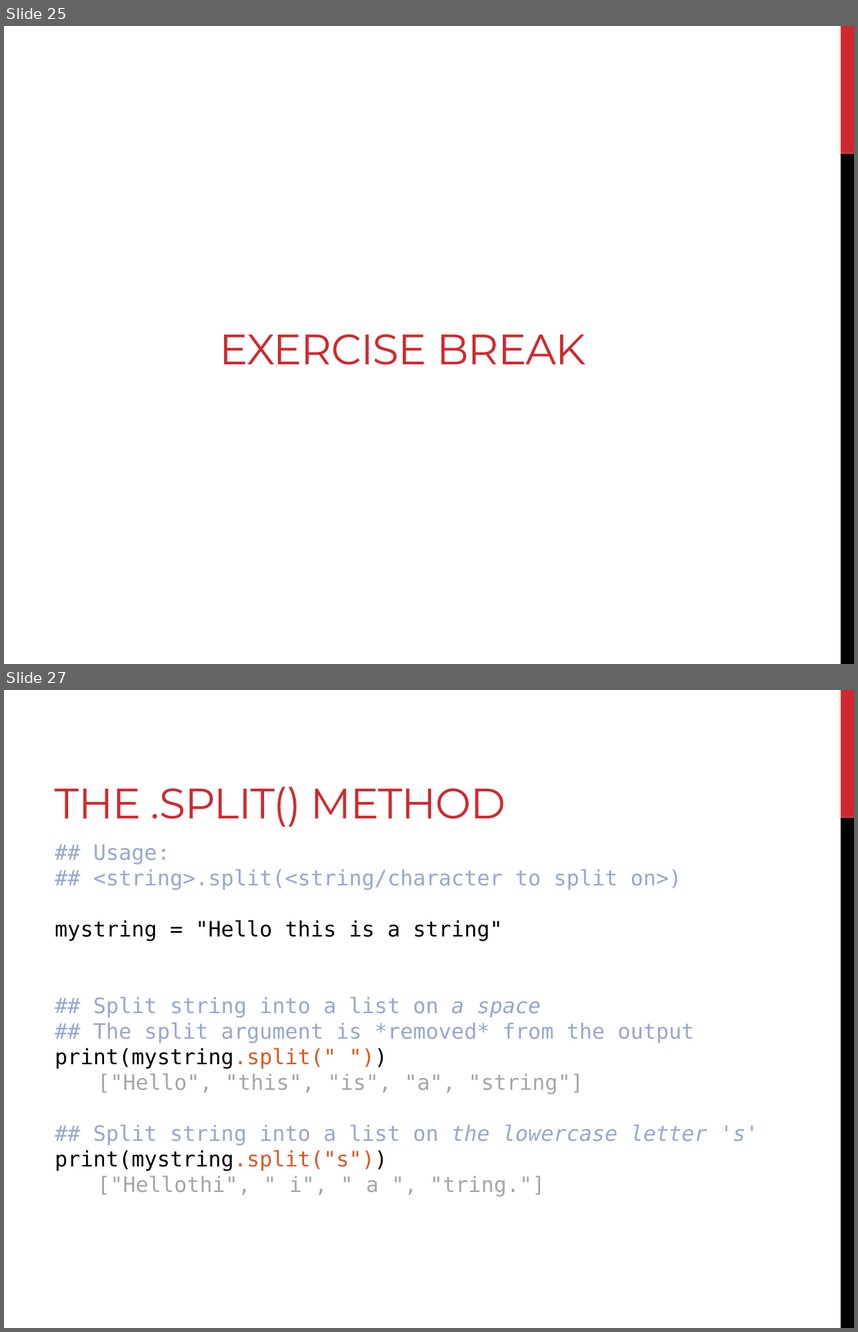
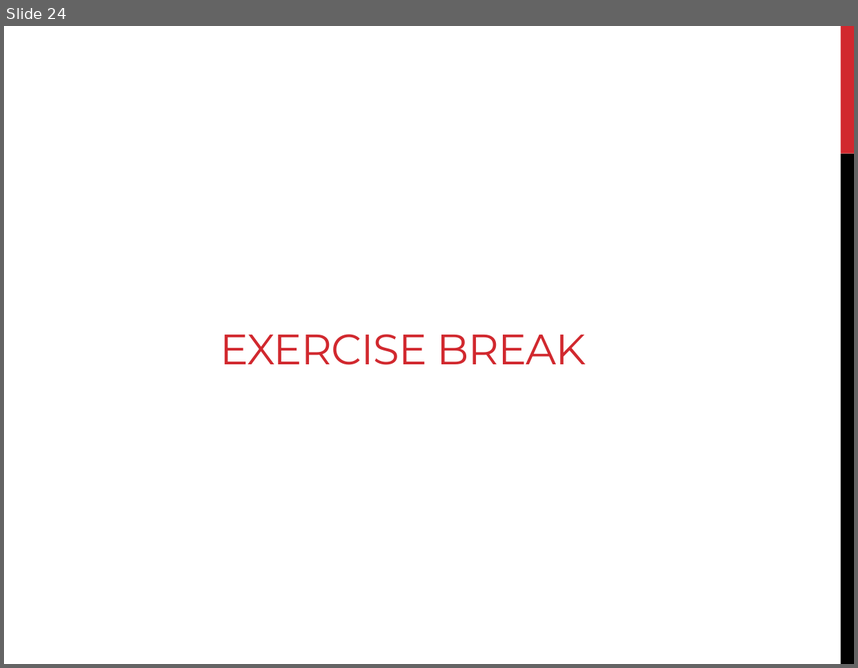
Before and after one commit to sjspielman/bdib2018_python, a slide deck: files/slides/slides_day3.pptx. Shown one above the other, each under a label of ours: slides 25 and 27 before the commit, slide 24 after it; the slides between them are not shown. The pictures are 858x1332 and 858x668 pixels, drawn with LibreOffice and Linux fonts; fonts in the diff are those of the drawing. Boxes give left, top, right and bottom in pixels: in the first picture for what was removed or moved away, otherwise in the second. Text is boxed around its words. In the diff, an @@ line names an element or a change of style, - is before the commit and + after.

```diff
--- a/files/slides/slides_day3.pptx
+++ b/files/slides/slides_day3.pptx
@@ slide 27 removed at [4, 690, 854, 1328], background #FFFFFF; not listed: 2 template elements that a slide beside it also shows @@
@@ title removed at [55, 787, 506, 827] @@
-THE .SPLIT() METHOD
@@ text removed at [55, 844, 759, 1196] @@
-## Usage:
-## <string>.split(<string/character to split on>)
-mystring = "Hello this is a string"
-## Split string into a list on a space
-## The split argument is *removed* from the output
-print(mystring.split(" "))
-["Hello", "this", "is", "a", "string"]
-## Split string into a list on the lowercase letter 's'
-print(mystring.split("s"))
-["Hellothi", " i", " a ", "tring."]
@@ what was slide 25 is now slide 24 @@
```
Also in this commit, not shown: 2 slides changed, 6 other slides removed, 3 other files.
